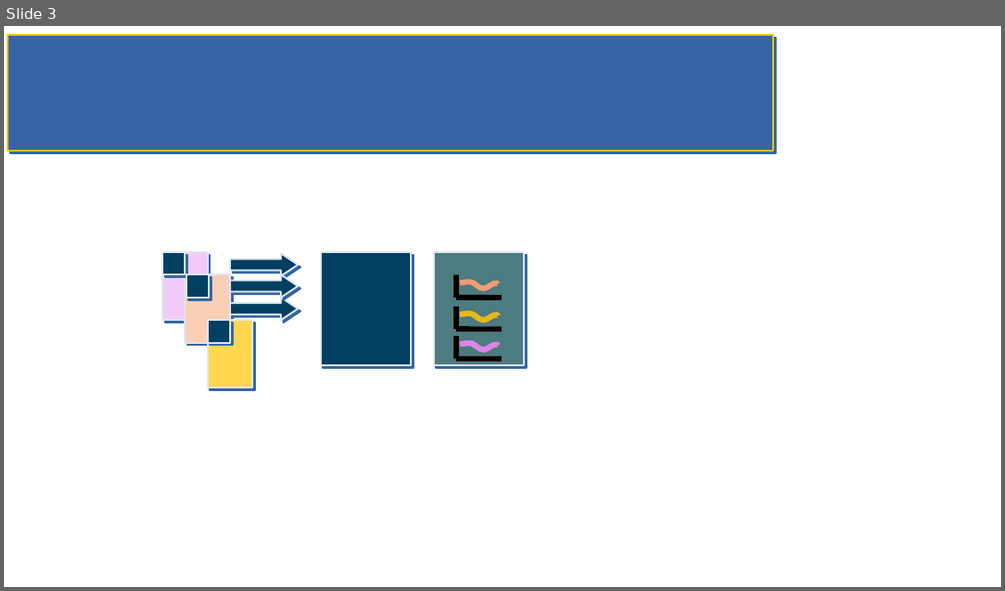
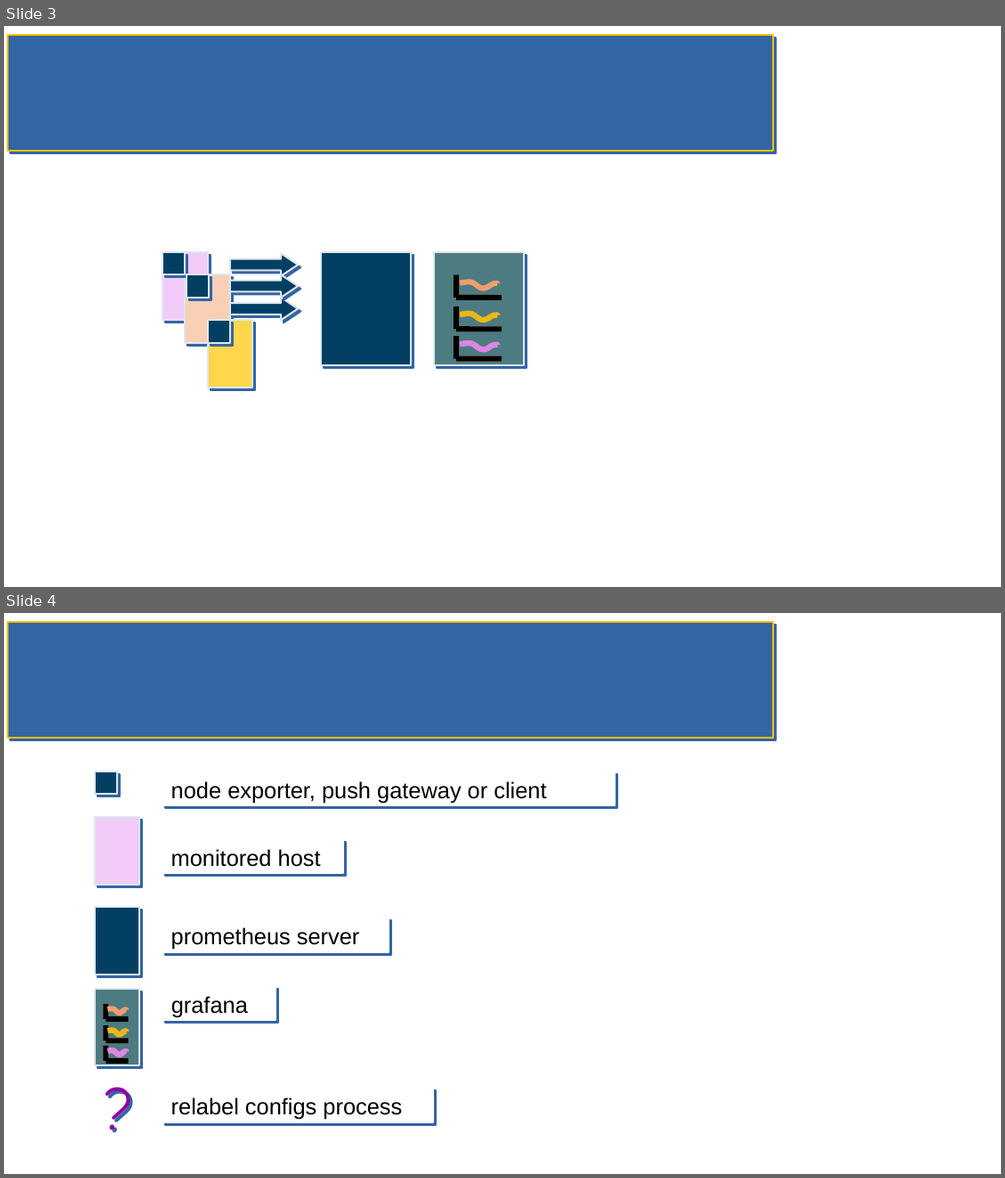
Before and after one commit to sergueik/springboot_study, a slide deck: basic-remote-node-exporter/flowcharts.odp. Shown one above the other, each under a label of ours: slide 3 before the commit, slides 3 and 4 after it. The pictures are 1005x591 and 1005x1178 pixels, drawn with LibreOffice and Linux fonts; fonts in the diff are those of the drawing. Boxes give left, top, right and bottom in pixels: in the first picture for what was removed or moved away, otherwise in the second. Text is boxed around its words. In the diff, an @@ line names an element or a change of style, - is before the commit and + after.

Commit message:
intermediate revision - added draft of the flowchart for later use, link to youtube training on relabel configs (in French)

```diff
--- a/basic-remote-node-exporter/flowcharts.odp
+++ b/basic-remote-node-exporter/flowcharts.odp
@@ slide 4 added at [4, 613, 1001, 1174], background #FFFFFF; not listed: 1 template element that a slide beside it also shows @@
@@ rectangle added at [95, 771, 117, 794], fill #023F62, outline #DEE6EF 1.42 pt @@
@@ rectangle added at [162, 771, 615, 805], fill #FFFFFF, outline #FFFFFF 1.42 pt, 18 pt, text #000000 @@
+node exporter, push gateway or client
@@ rectangle added at [95, 817, 139, 884], fill #F2CBF8, outline #DEE6EF 1.42 pt @@
@@ rectangle added at [162, 839, 343, 874], fill #FFFFFF, outline #FFFFFF 1.42 pt, 18 pt, text #000000 @@
+monitored host
@@ rectangle added at [95, 907, 139, 975], fill #023F62, outline #DEE6EF 1.42 pt @@
@@ rectangle added at [162, 918, 388, 952], fill #FFFFFF, outline #FFFFFF 1.42 pt, 18 pt, text #000000 @@
+prometheus server
@@ rectangle added at [162, 986, 275, 1020], fill #FFFFFF, outline #FFFFFF 1.42 pt, 18 pt, text #000000 @@
+grafana
@@ text added at [95, 1065, 145, 1133], 48 pt, text #8E03A3 @@
+?
@@ group added at [95, 989, 139, 1065]: 12 lines, 5 freeform shapes, 1 rectangle @@
@@ rectangle added at [162, 1088, 434, 1122], fill #FFFFFF, outline #FFFFFF 1.42 pt, 18 pt, text #000000 @@
+relabel configs process
```
Also in this commit, not shown: 1 other slide changed, 1 other slide added, 2 slides removed, 3 other files.
